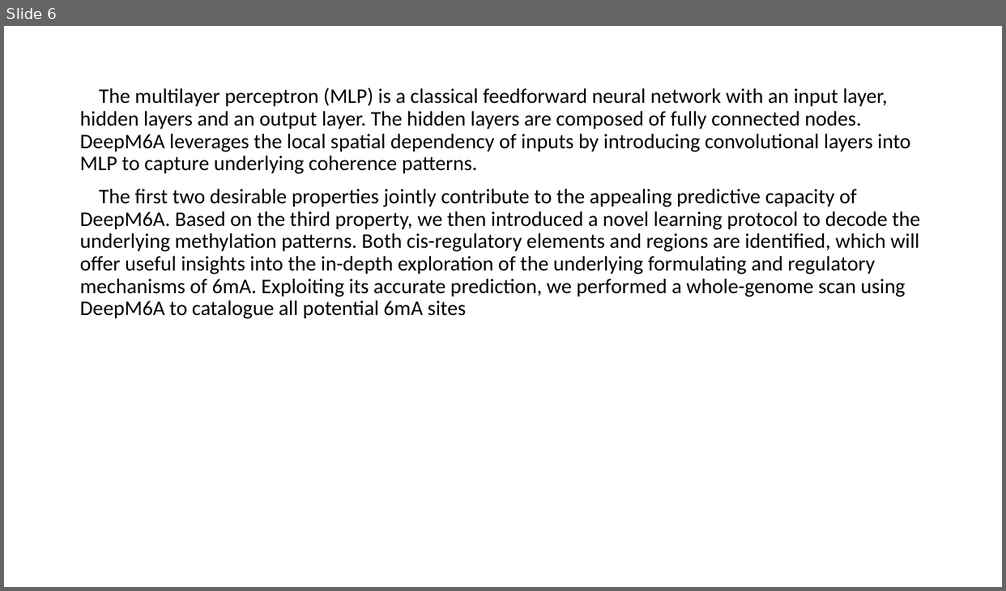
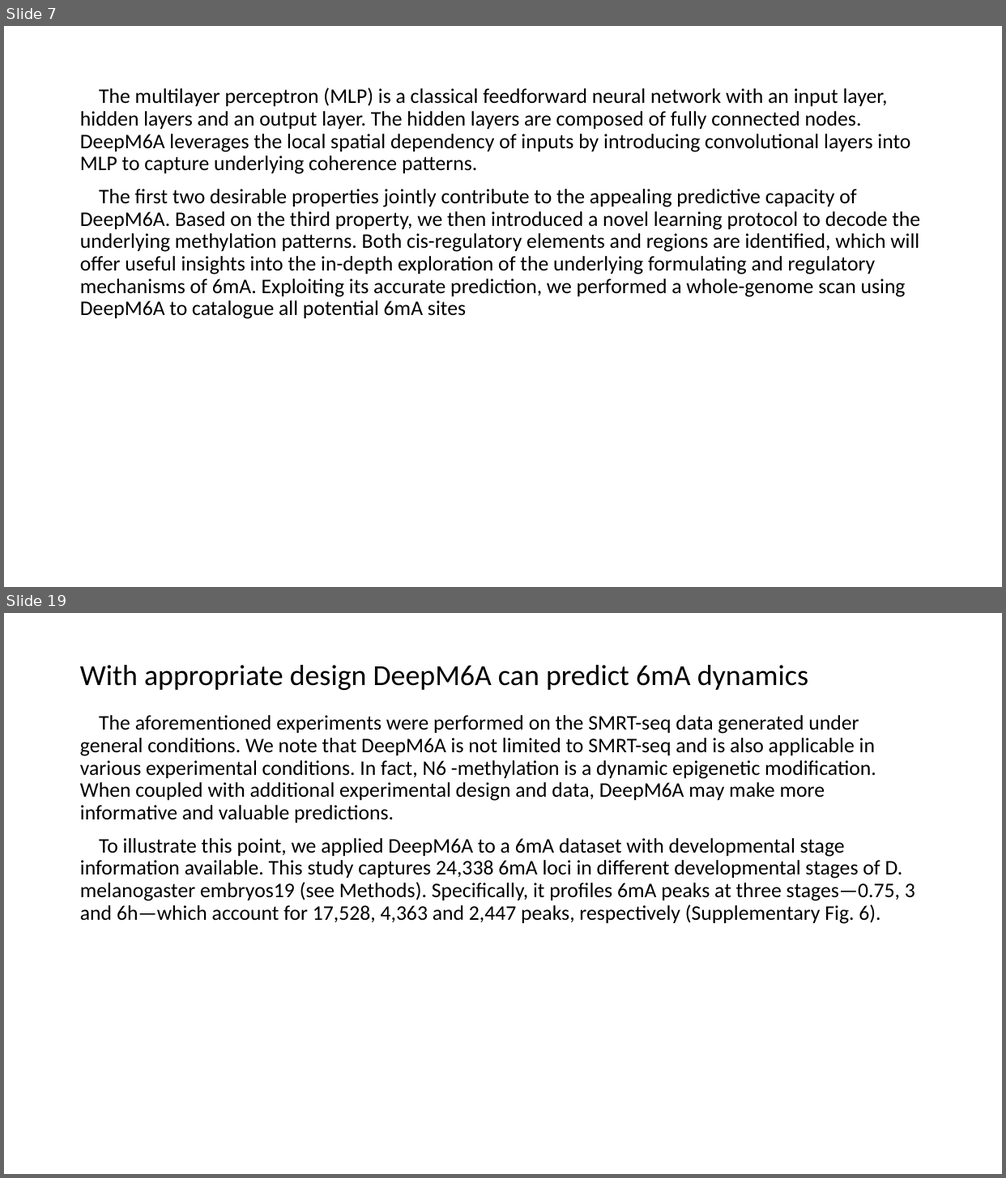
Before and after one commit to YanChengHuang/paper_implement, a slide deck: DeepM6A/presentation/DeepM6A.pptx. Shown one above the other, each under a label of ours: slide 6 before the commit, slides 7 and 19 after it; the slides between them are not shown. The pictures are 1006x591 and 1006x1178 pixels, drawn with LibreOffice and Linux fonts; fonts in the diff are those of the drawing. Boxes give left, top, right and bottom in pixels: in the first picture for what was removed or moved away, otherwise in the second. Text is boxed around its words. In the diff, an @@ line names an element or a change of style, - is before the commit and + after.

```diff
--- a/DeepM6A/presentation/DeepM6A.pptx
+++ b/DeepM6A/presentation/DeepM6A.pptx
@@ slide 19 added at bbox=[4, 613, 1002, 1174], background #FFFFFF @@
@@ title added at bbox=[80, 665, 808, 690], 28 pt, text #000000 @@
+With appropriate design DeepM6A can predict 6mA dynamics
@@ text added at bbox=[80, 715, 915, 924], 20 pt, text #000000 @@
+The aforementioned experiments were performed on the SMRT-seq data generated under general conditions. We note that DeepM6A is not limited to SMRT-seq and is also applicable in various experimental conditions. In fact, N6 -methylation is a dynamic epigenetic modification. When coupled with additional experimental design and data, DeepM6A may make more informative and valuable predictions.
+To illustrate this point, we applied DeepM6A to a 6mA dataset with developmental stage information available. This study captures 24,338 6mA loci in different developmental stages of D. melanogaster embryos19 (see Methods). Specifically, it profiles 6mA peaks at three stages—0.75, 3 and 6h—which account for 17,528, 4,363 and 2,447 peaks, respectively (Supplementary Fig. 6).
@@ what was slide 6 is now slide 7 @@
```
Also in this commit, not shown: 5 slides changed, 17 other slides added, 5 other files.
